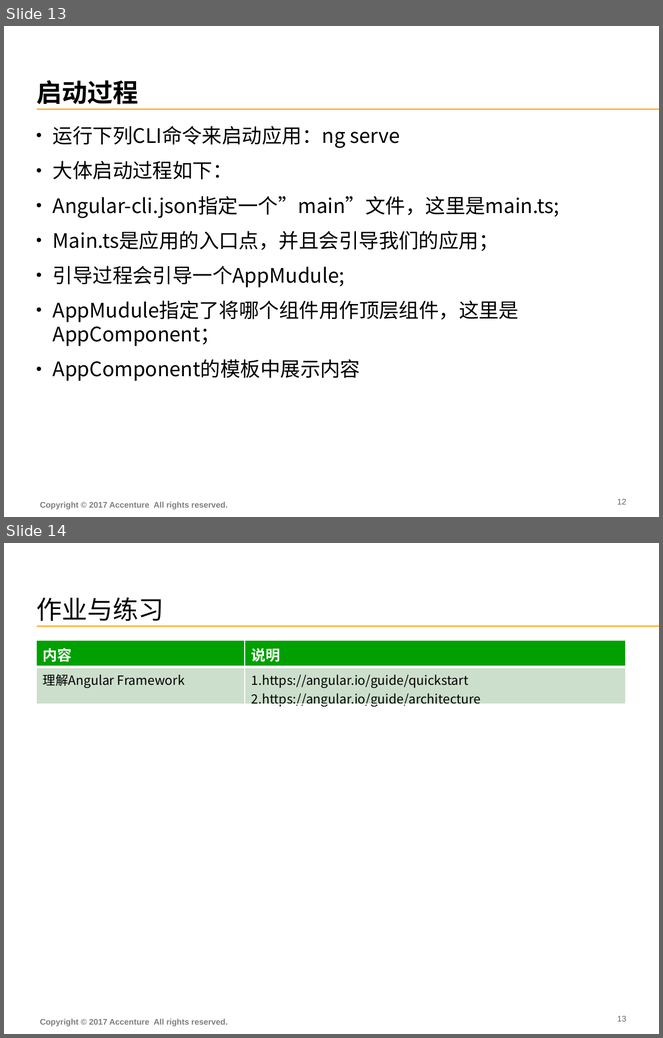
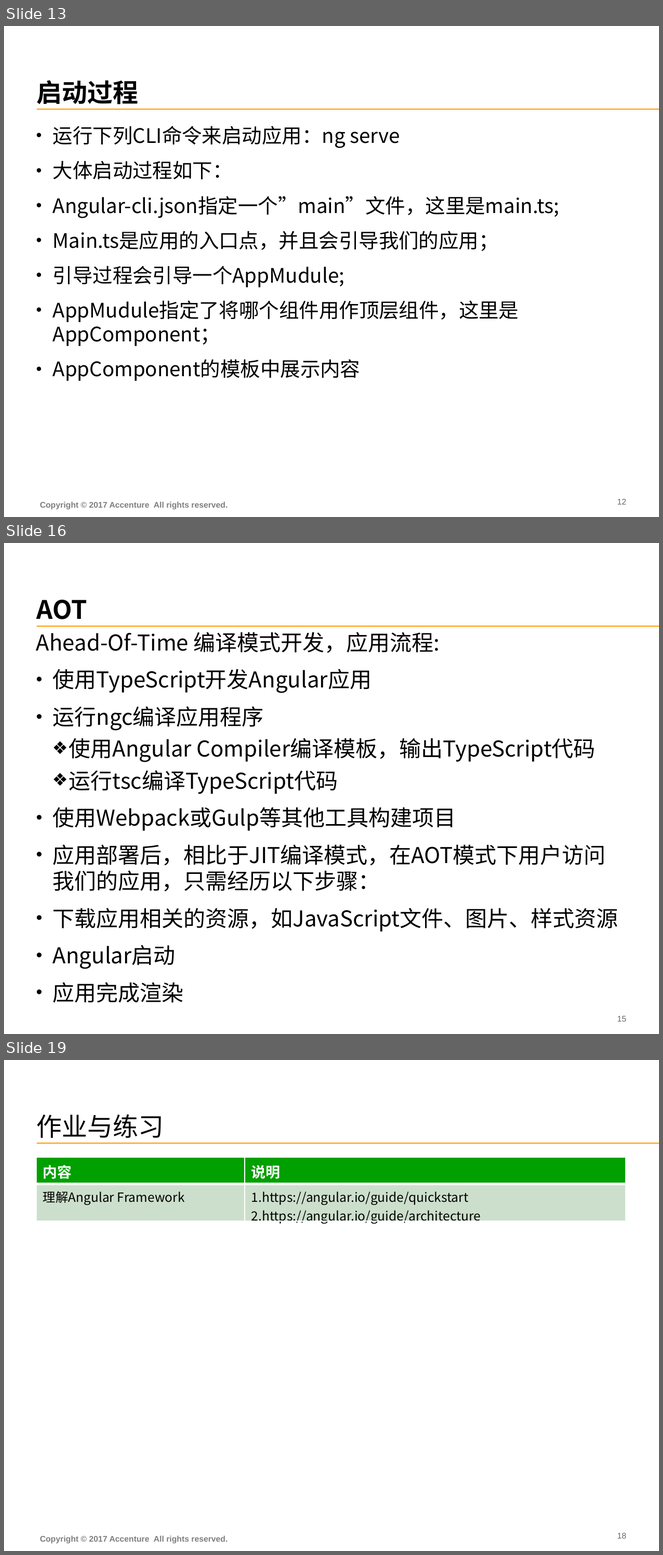
Before and after one commit to FS-Angular-Interest-Group/AngularTraining, a slide deck: PPT/03-Accenture-FS-Angular-Framework.pptx. Shown one above the other, each under a label of ours: slides 13 and 14 before the commit, slides 13, 16 and 19 after it; the slides between them are not shown. The pictures are 663x1038 and 663x1555 pixels, drawn with LibreOffice and Linux fonts; fonts in the diff are those of the drawing. Boxes give left, top, right and bottom in pixels: in the first picture for what was removed or moved away, otherwise in the second. Text is boxed around its words. In the diff, an @@ line names an element or a change of style, - is before the commit and + after.

```diff
--- a/PPT/03-Accenture-FS-Angular-Framework.pptx
+++ b/PPT/03-Accenture-FS-Angular-Framework.pptx
@@ slide 16 added at (x1=4, y1=543, x2=659, y2=1034), background #FFFFFF; not listed: 1 template element that a slide beside it also shows @@
@@ title added at (x1=36, y1=600, x2=87, y2=619), 28 pt, text #000000, bold @@
+AOT
@@ text added at (x1=36, y1=632, x2=619, y2=1003), 24.1 pt, text #000000 @@
+Ahead-Of-Time 编译模式开发，应用流程:
+• 使用TypeScript开发Angular应用
+• 运行ngc编译应用程序
+  ❖ 使用Angular Compiler编译模板，输出TypeScript代码
+  ❖ 运行tsc编译TypeScript代码
+• 使用Webpack或Gulp等其他工具构建项目
+• 应用部署后，相比于JIT编译模式，在AOT模式下用户访问我们的应用，只需经历以下步骤：
+• 下载应用相关的资源，如JavaScript文件、图片、样式资源
+• Angular启动
+• 应用完成渲染
@@ page number added at (x1=618, y1=1016, x2=627, y2=1022), 9 pt, text #666666 @@
+15
@@ what was slide 14 is now slide 19 @@
@@ page number at (x1=618, y1=1533, x2=627, y2=1539): text changed @@
-13
+18
```
Also in this commit, not shown: 5 slides changed, 4 other slides added.
